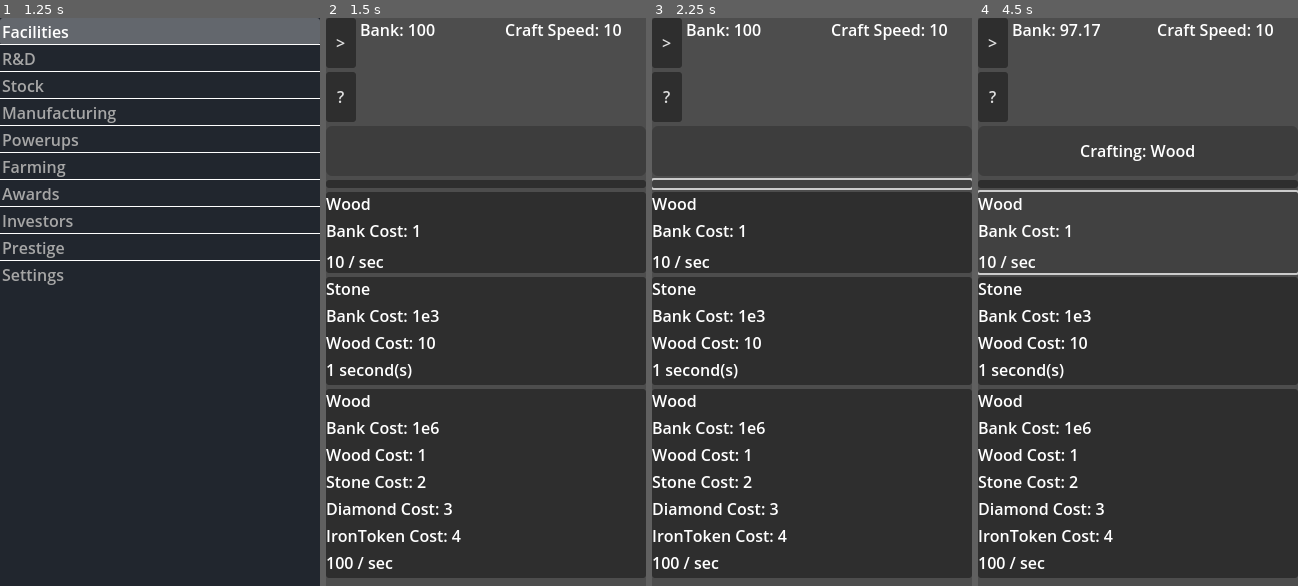
Above: before the commit, frames 1-4 (left to right).
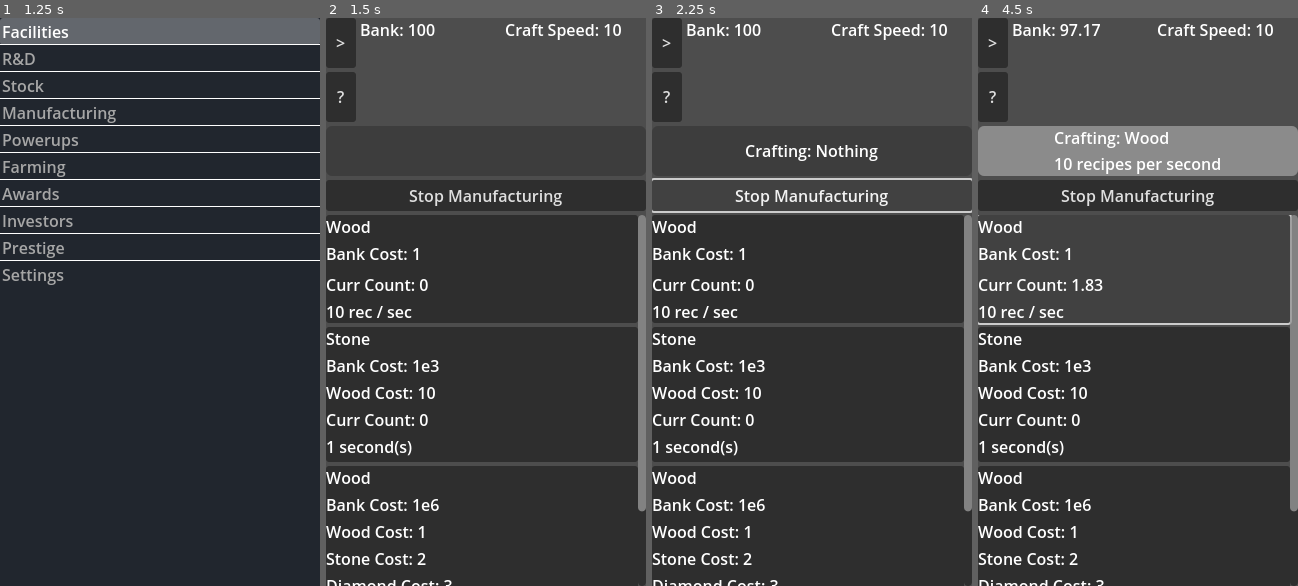
Above: after the commit, the same moments.

Repository: DylanBulfin/IncrementalGame
Game: Godot game, scene res://incremental_game.tscn
Same seed, same stepped clock (60 frames per second), same inputs: the game is played once before the commit and once after it.
Inputs (mouse positions are in pixels of both pictures, inside the frame that each line leads up to; where the layout moved, square brackets give the same spot in the first picture):
- Up to frame 1 (1.25 s): click ">" at 0.5 s
- Up to frame 2 (1.5 s): tap Enter at 1.25 s; move the mouse to (556, 273) at 1.27 s; tap 1 (screen1) at 1.35 s; click (556, 273) at 1.42 s
- Up to frame 3 (2.25 s): click (812, 194) [812, 182] at 2 s
- Up to frame 4 (4.5 s): click "?" at 2.75 s; click "x" at 3.5 s; click (1134, 267) [1138, 233] at 4.25 s

Frame 1 is identical in both runs. In frame 2, 13% of the frame differs, in the area x 0-100%, y 29-100%; in frame 3, 13%; in frame 4, 21%, in the area x 0-100%, y 19-100%.

Commit message:
Add material multipliers

Diff:
--- a/scenes/components/inventory_entry.tscn
+++ b/scenes/components/inventory_entry.tscn
@@ -3,7 +3,7 @@
 [ext_resource type="Script" path="res://scenes/components/scripts/inventory_entry.gd" id="1_q7u5n"]
 
 [node name="InventoryEntry" type="ColorRect"]
-custom_minimum_size = Vector2(120, 80)
+custom_minimum_size = Vector2(120, 100)
 offset_right = 120.0
 offset_bottom = 80.0
 size_flags_horizontal = 3
@@ -22,3 +22,7 @@
 [node name="CountLabel" type="Label" parent="GridContainer"]
 unique_name_in_owner = true
 layout_mode = 2
+
+[node name="MultiLabel" type="Label" parent="GridContainer"]
+unique_name_in_owner = true
+layout_mode = 2
--- a/scenes/components/recipe_entry.tscn
+++ b/scenes/components/recipe_entry.tscn
@@ -3,7 +3,6 @@
 [ext_resource type="Script" path="res://scenes/components/scripts/recipe_entry.gd" id="1_xh7ur"]
 
 [node name="RecipeEntry" type="Button"]
-custom_minimum_size = Vector2(0, 160)
 offset_right = 8.0
 offset_bottom = 8.0
 size_flags_horizontal = 3
@@ -28,6 +27,10 @@
 unique_name_in_owner = true
 layout_mode = 2
 
+[node name="CountLabel" type="Label" parent="VBoxContainer"]
+unique_name_in_owner = true
+layout_mode = 2
+
 [node name="TimeLabel" type="Label" parent="VBoxContainer"]
 unique_name_in_owner = true
 layout_mode = 2
--- a/scenes/components/scripts/facility_entry.gd
+++ b/scenes/components/scripts/facility_entry.gd
@@ -52,7 +52,7 @@
 func update_text() -> void:
 	name_label.text = base.fname()
 	cost_label.text = str("Cost: ", State.fnum(base.cost()))
-	output_label.text = str("Output: ", State.fnum(base.output()))
+	output_label.text = str("Output: ", State.fnum(base.output() * base.material_multi()))
 	percent_label.text = str(State.fnum(base.percent()), "%")
 	count_label.text = str("Count: ", base.count())
 
--- a/scenes/components/scripts/inventory_entry.gd
+++ b/scenes/components/scripts/inventory_entry.gd
@@ -1,6 +1,7 @@
 extends ColorRect
 
 var base: Models.InventoryItem
+var curr_multi: float = 1.0
 
 # Called when the node enters the scene tree for the first time.
 func _ready() -> void:
@@ -9,8 +10,20 @@
 	update_text()
 
 func _on_inventory_change() -> void:
+	# Update multiplier
+	if base.material() <= Models.CraftingMaterial.Diamond:
+		# Int value of material matches facility id
+		var new_multi
+		if base.count() == 0:
+			new_multi = 1
+		else:
+			new_multi = ((log(base.count()) / log(10)) + 1) ** 2
+		State.facility_set_material_multiplier(base.material() as int, new_multi)
+		curr_multi = new_multi
+
 	update_text()
 
 func update_text() -> void:
 	%MaterialLabel.text = base.material_name()
-	%CountLabel.text = str("Count: ", base.count())
+	%CountLabel.text = str("Count: ", State.fnum(base.count()))
+	%MultiLabel.text = str("Giving ", State.fnum(curr_multi), "x multiplier")
--- a/scenes/components/scripts/recipe_entry.gd
+++ b/scenes/components/scripts/recipe_entry.gd
@@ -12,15 +12,21 @@
 	for mn in material_nodes:
 		%MaterialCostContainer.add_child(mn)
 
-	var base_size = px_per_line * 3;
+	var base_size = px_per_line * 4;
 	var total_size = base_size + (px_per_line * len(base.material_costs()))
 
 	self.custom_minimum_size.y = total_size
 	self.size.y = 0
 
+	State.connect("cspeed_change", _on_cspeed_change)
+	State.connect("inventory_change", _on_inventory_change)
+
 	update_text()
 
 func _on_cspeed_change() -> void:
+	update_text()
+
+func _on_inventory_change() -> void:
 	update_text()
 
 func _pressed() -> void:
@@ -29,13 +35,14 @@
 func update_text() -> void:
 	%NameLabel.text = State.material_name(base.output())
 	%BankCostLabel.text = str("Bank Cost: ", State.fnum(base.bank_cost()))
+	%CountLabel.text = str("Curr Count: ", State.fnum(State.material_count(base.output())))
 
 	var final_time = base.time_cost_s() / State.cspeed()
 
-	if final_time > 0.25:
+	if final_time > State.fast_craft_cutoff_s:
 		%TimeLabel.text = str(State.fnum(base.time_cost_s() / State.cspeed()), " second(s)")
 	else:
-		%TimeLabel.text = str(State.fnum(1 / final_time), " / sec")
+		%TimeLabel.text = str(State.fnum(1 / final_time), " rec / sec")
 
 	var num_materials = len(base.material_costs())
 
--- a/scenes/screens/crafting_screen.tscn
+++ b/scenes/screens/crafting_screen.tscn
@@ -38,8 +38,16 @@
 layout_mode = 2
 
 [node name="StopButton" type="Button" parent="VBoxContainer"]
-layout_mode = 2
-
-[node name="RecipeContainer" type="GridContainer" parent="VBoxContainer"]
 unique_name_in_owner = true
 layout_mode = 2
+text = "Stop Manufacturing"
+
+[node name="ScrollContainer" type="ScrollContainer" parent="VBoxContainer"]
+layout_mode = 2
+size_flags_vertical = 3
+
+[node name="RecipeContainer" type="GridContainer" parent="VBoxContainer/ScrollContainer"]
+unique_name_in_owner = true
+layout_mode = 2
+size_flags_horizontal = 3
+size_flags_vertical = 3
--- a/scenes/screens/scripts/crafting_screen.gd
+++ b/scenes/screens/scripts/crafting_screen.gd
@@ -19,6 +19,7 @@
 		%RecipeContainer.add_child(node)
 
 	State.connect("recipe_change", _on_recipe_change)
+	%StopButton.connect("pressed", _on_stop_pressed)
 
 func _process(delta: float) -> void:
 	if is_active and is_fast:
@@ -28,6 +29,9 @@
 		if State.manufacturing_try_debit(curr_recipe.material_costs(), curr_recipe.bank_cost(), delta * rec_per_s):
 			State.manufacturing_credit_materials(curr_recipe.output(), total_output)
 
+func _on_stop_pressed() -> void:
+	cancel_recipe()
+
 func _on_recipe_change(recipe: Models.Recipe) -> void:
 	# Assume that any new recipe is not fast
 	is_fast = false
@@ -35,11 +39,6 @@
 	if recipe == curr_recipe:
 		# Pressed the same recipe that's active, deactivate it instead
 		cancel_recipe()
-		is_active = false
-		curr_recipe = null
-
-		%CraftingProgressLabel.text = "Crafting: Nothing"
-
 		return
 
 	var rec_time = recipe.time_cost_s() / State.cspeed()
@@ -48,17 +47,23 @@
 		# Disable the current recipe and refund resources
 		cancel_recipe()
 
-	if rec_time >= 0.25:
+	if rec_time >= State.fast_craft_cutoff_s:
 		# If time is high enough we can just use tweeners and callbacks
 		init_tween(rec_time)
+		%CraftingProgressLabel.text = str("Crafting: ", State.material_name(recipe.output()))
 	# If time is less than this we will calculate the output in the process function
 	else:
 		is_fast = true
+		%CraftingProgress.value = 100
+		%CraftingProgressLabel.text = str(
+			"Crafting: ",
+			State.material_name(recipe.output()),
+			"\n",
+			State.fnum(1 / rec_time),
+			" recipes per second")
 
 	is_active = true
 	curr_recipe = recipe
-
-	%CraftingProgressLabel.text = str("Crafting: ", State.material_name(curr_recipe.output()))
 
 	State.manufacturing_try_debit(curr_recipe.material_costs(), curr_recipe.bank_cost())
 
@@ -75,11 +80,22 @@
 	%CraftingProgress.value = 0
 
 func cancel_recipe() -> void:
-	# Disable the current recipe and refund resources
-	State.bank_credit(curr_recipe.bank_cost())
-	for mc in curr_recipe.material_costs():
-		State.manufacturing_credit_materials(mc.material(), mc.count())
-	kill_tween()
+	if is_fast:
+		# Just need to set to inactive, as resources are taken out at the
+		# same time as they are added
+		is_fast = false
+	else:
+		# Disable the current recipe and refund resources
+		if curr_recipe != null:
+			State.bank_credit(curr_recipe.bank_cost())
+			for mc in curr_recipe.material_costs():
+				State.manufacturing_credit_materials(mc.material(), mc.count())
+			kill_tween()
+
+	is_active = false
+	curr_recipe = null
+	%CraftingProgress.value = 0
+	%CraftingProgressLabel.text = "Crafting: Nothing"
 
 
 func process_recipe_completion():
--- a/scenes/screens/scripts/facility_screen.gd
+++ b/scenes/screens/scripts/facility_screen.gd
@@ -22,7 +22,7 @@
 
 	# It looks awful if you update every frame
 	if dd >= State.update_interval_s:
-		var outputs = State.facilities().map(func(f): return f.count() * f.output() * dd)
+		var outputs = State.facilities().map(func(f): return f.material_multi() * f.count() * f.output() * dd)
 		var total = outputs.reduce(func(a,b): return a+b)
 
 		for i in range(len(outputs)):
--- a/scripts/global/models.gd
+++ b/scripts/global/models.gd
@@ -41,8 +41,9 @@
 	var _hnds_multi: float
 
 	var _percent: float = 0
+	var _material_multi: float = 1.0
 
-	func _init(_id_: int, _fname_: String, _cost_: float, _output_: float, _cost_ratio_: float, _tens_multi_: float, _hnds_multi_: float, _count_: int = 0):
+	func _init(_id_: int, _fname_: String, _cost_: float, _output_: float, _cost_ratio_: float, _tens_multi_: float, _hnds_multi_: float, _count_: int = 0, _material_multi_: float = 1.0):
 		self._id = _id_
 		self._fname = _fname_
 		self._cost = _cost_
@@ -51,6 +52,7 @@
 		self._count = _count_
 		self._tens_multi = _tens_multi_
 		self._hnds_multi = _hnds_multi_
+		self._material_multi = _material_multi_
 
 	func id() -> int: return self._id
 	func fname() -> String: return self._fname
@@ -61,6 +63,7 @@
 	func tens_multi() -> float: return self._tens_multi
 	func hnds_multi() -> float: return self._hnds_multi
 	func percent() -> float: return self._percent
+	func material_multi() -> float: return self._material_multi
 #endregion
 
 #region Upgrades
--- a/scripts/global/state.gd
+++ b/scripts/global/state.gd
@@ -7,6 +7,7 @@
 signal bank_change
 signal facility_changed(id: int)
 signal cspeed_change
+signal coutput_change
 signal upgrade_changed(id: int)
 signal inventory_change # May want to add id arg later?
 signal recipe_change(recipe: Models.Recipe)
@@ -44,6 +45,7 @@
 func upgrades_by_category(category: Models.UpgradeCategory) -> Array: return _upgrades[category]
 func inventory() -> Array: return _inventory
 func material_name(cm: Models.CraftingMaterial) -> String: return _inventory_map[cm].material_name()
+func material_count(cm: Models.CraftingMaterial) -> float: return _inventory_map[cm].count()
 func recipes() -> Array: return _recipes
 #endregion
 
@@ -132,6 +134,8 @@
 	_facilities[id]._output *= multi
 	facility_changed.emit(id)
 
+func facility_set_material_multiplier(id: int, multi: float) -> void:
+	_facilities[id]._material_multi = multi
 #endregion
 
 #region Upgrades
@@ -244,6 +248,10 @@
 	_cspeed *= factor
 	cspeed_change.emit()
 
+func manufacturing_multiply_output(factor: float) -> void:
+	_coutput *= factor
+	coutput_change.emit()
+
 func manufacturing_activate_recipe(recipe: Models.Recipe) -> void:
 	recipe_change.emit(recipe)
 #endregion
